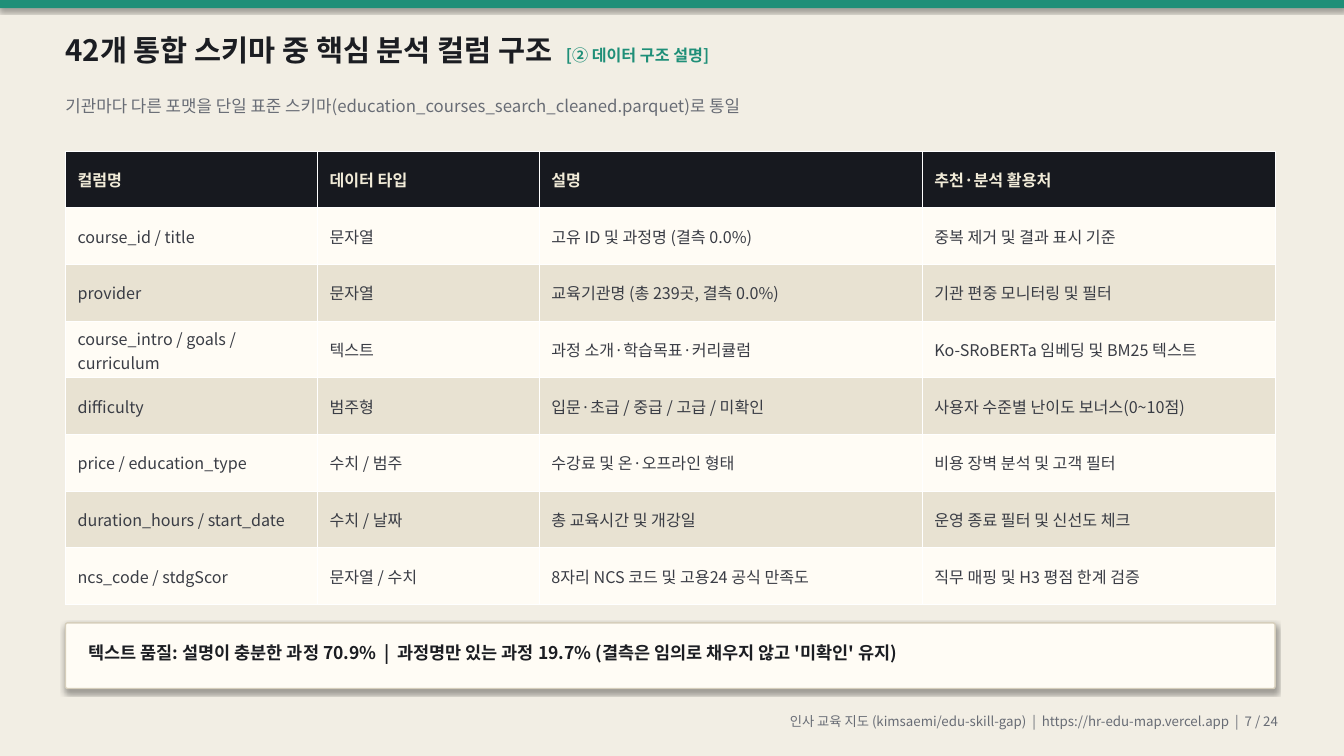
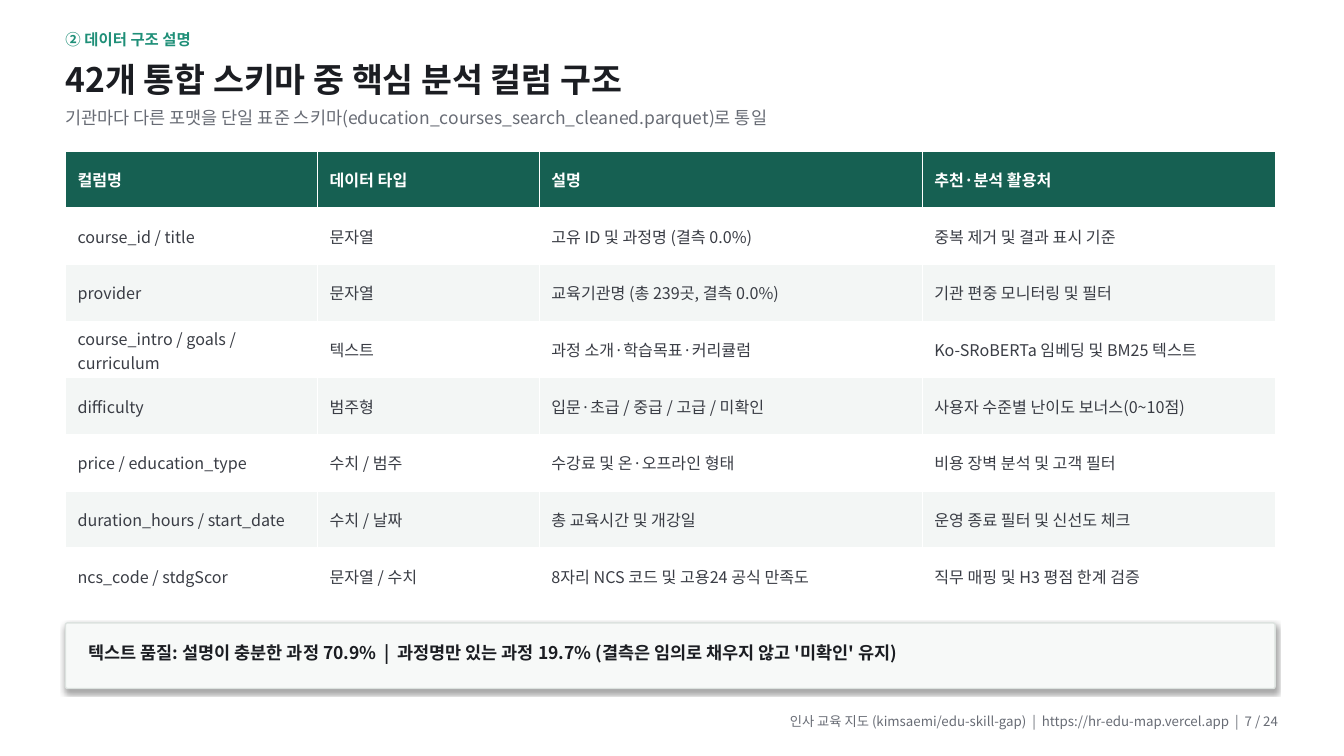
Before and after one commit to kimsaemi/edu-skill-gap, a slide deck: slide 7 of presentation/HR_교육지도_발표.pptx. Drawn at 1344x756 pixels with LibreOffice and Linux fonts; fonts in the diff are those of the drawing. Boxes give left, top, right and bottom in pixels: in the first picture for what was removed or moved away, otherwise in the second. Text is boxed around its words. In the diff, an @@ line names an element or a change of style, - is before the commit and + after.

```diff
--- a/presentation/HR_교육지도_발표.pptx
+++ b/presentation/HR_교육지도_발표.pptx
@@ rectangle at (0,0,1344,756): fill #F2EEE4 to #FFFFFF @@
@@ rectangle removed at (0,0,1344,8) @@
@@ text added at (65,32,190,47), 11 pt, text #1F8F78, bold @@
+② 데이터 구조 설명
@@ text at (65,63,622,95): text changed; size 21 to 24 pt @@
-42개 통합 스키마 중 핵심 분석 컬럼 구조 [② 데이터 구조 설명]
+42개 통합 스키마 중 핵심 분석 컬럼 구조
@@ text "기관마다 다른 포맷을 단일 표준 ...": place and size @@
-text "기관마다 다른 포맷을 단일 표준 ..." at (65,98,740,116)
+text "기관마다 다른 포맷을 단일 표준 ..." at (65,109,767,128)
@@ text "기관마다 다른 포맷을 단일 표준 ..." at (65,109,767,128): size 12 to 12.5 pt @@
@@ table at (66,151,1275,605) @@
@@ fill #17191F to #166052 in row 1 @@
@@ fill #FFFCF5 to #FFFFFF in 16 cells @@
@@ fill #E8E2D2 to #F3F6F5 in 12 cells @@
@@ text colour #F1EBD8 to #FFFFFF in "컬럼명", "데이터 타입", "설명", "추천·분석 활용처" @@
@@ rounded rectangle at (66,623,1275,689): fill #FFFCF5 to #F7F9F8; outline #D6CEBB 1 pt to #DCE2DF 1 pt @@
```
Also in this commit, not shown: 22 other slides changed, 4 other files.
